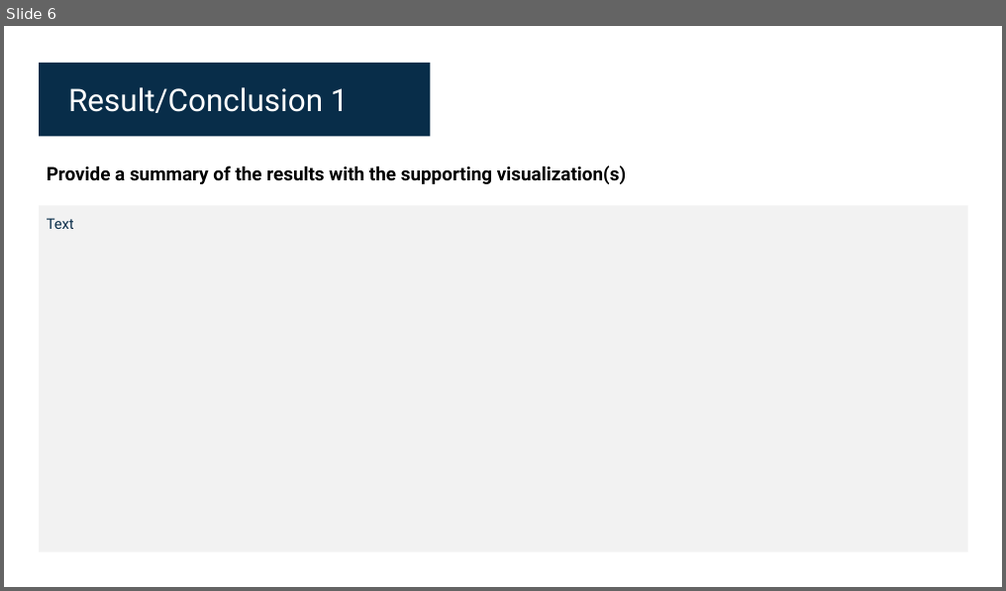
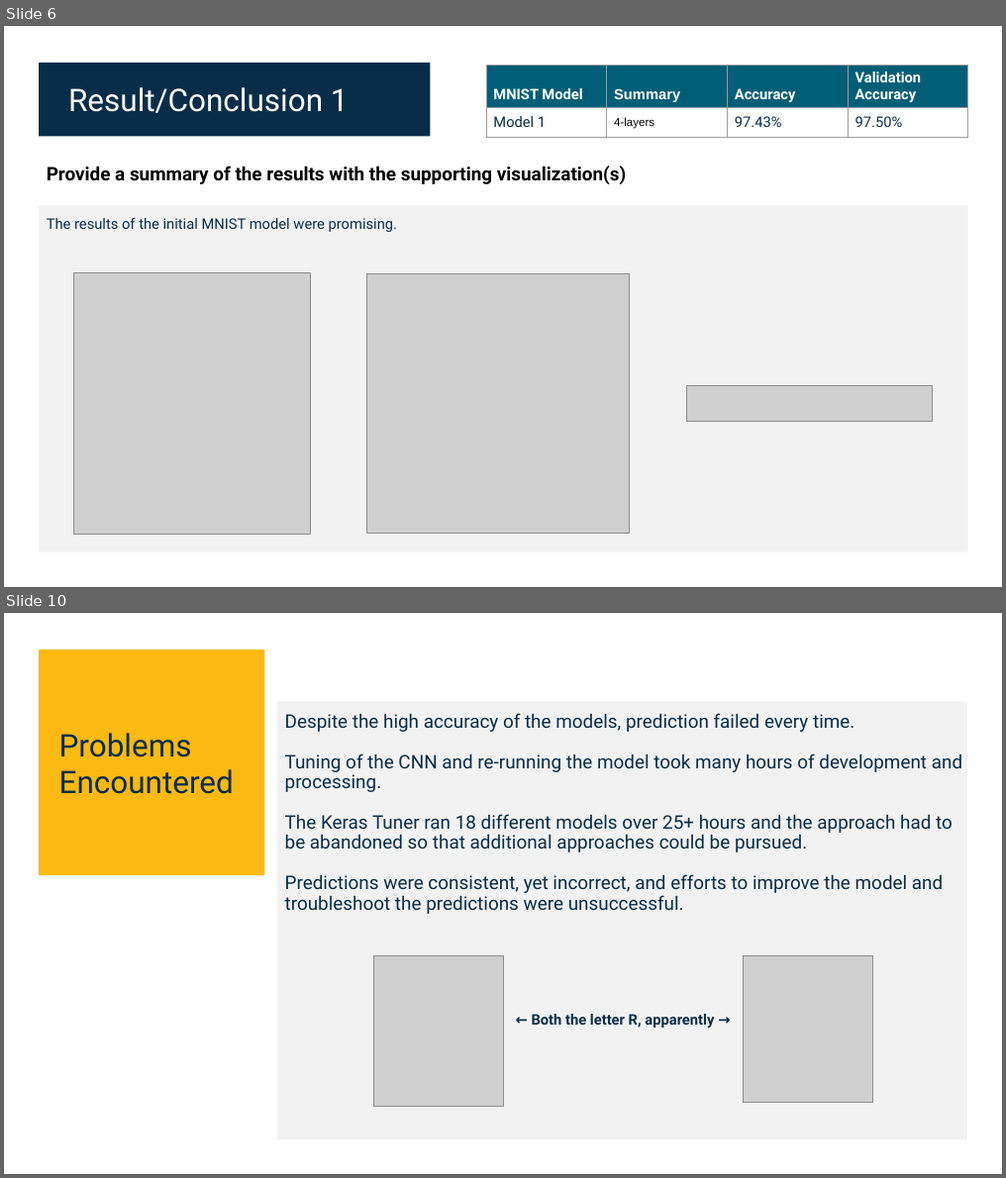
Before and after one commit to shawnfeils/OSU-AIBC-Project-3, a slide deck: AI_Bootcamp_Final_Project_Group_1.pptx. Shown one above the other, each under a label of ours: slide 6 before the commit, slides 6 and 10 after it; the slides between them are not shown. The pictures are 1006x591 and 1006x1178 pixels, drawn with LibreOffice and Linux fonts; fonts in the diff are those of the drawing; grey boxes stand for pictures. Boxes give left, top, right and bottom in pixels: in the first picture for what was removed or moved away, otherwise in the second. Text is boxed around its words. In the diff, an @@ line names an element or a change of style, - is before the commit and + after.

```diff
--- a/AI_Bootcamp_Final_Project_Group_1.pptx
+++ b/AI_Bootcamp_Final_Project_Group_1.pptx
@@ slide 10 added at (4, 613, 1002, 1174), background #FFFFFF @@
@@ rectangle added at (40, 650, 265, 875), fill #FCB912 @@
@@ rectangle added at (277, 701, 967, 1140), fill #F2F2F2 @@
@@ text added at (285, 713, 962, 914), 18 pt, text #082D49 @@
+Despite the high accuracy of the models, prediction failed every time.
+Tuning of the CNN and re-running the model took many hours of development and processing.
+The Keras Tuner ran 18 different models over 25+ hours and the approach had to be abandoned so that additional approaches could be pursued.
+Predictions were consistent, yet incorrect, and efforts to improve the model and troubleshoot the predictions were unsuccessful.
@@ text added at (59, 733, 234, 794), 30 pt, text #082D49 @@
+Problems Encountered
@@ picture added at (374, 956, 503, 1106) @@
@@ picture added at (743, 956, 872, 1103) @@
@@ text added at (532, 1014, 714, 1028), 14 pt, text #082D49, bold @@
+← Both the letter R, apparently →
@@ slide 6 changed as well @@
@@ table added at (486, 65, 968, 138), 2 rows, 4 columns @@
+MNIST Model | Summary | Accuracy | Validation Accuracy
+Model 1 | 4-layers | 97.43% | 97.50%
@@ text at (47, 218, 397, 232): text changed @@
-Text
+The results of the initial MNIST model were promising.
@@ picture added at (73, 274, 310, 534) @@
@@ picture added at (367, 274, 630, 534) @@
@@ picture added at (687, 386, 933, 422) @@
```
Also in this commit, not shown: 9 other slides changed, 1 slide removed, 6 other files.
